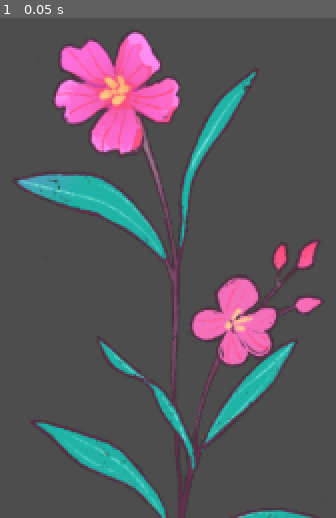
Above: before the commit, frame 1.
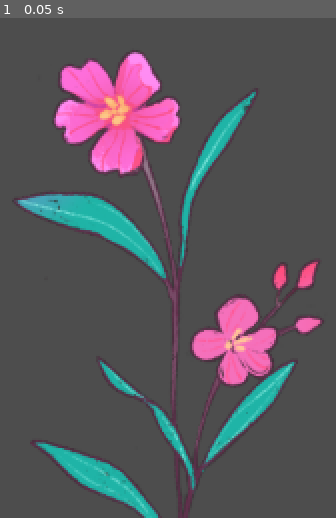
Above: after the commit, the same moment.

Repository: Dh-ux/GRL-Project
Game: Godot game, scene res://bush.tscn
Two runs of this game, one before a commit and one after it. Both use one fixed random seed, a clock stepped at 60 frames per second and the inputs below. This scene is started directly instead of the project's main scene.
Inputs:
- Up to frame 1 (0.05 s): no input

The runs differ from the first frame. In frame 1, 24% of the frame differs, in the area x 4-97%, y 2-100%.
Error in both runs: Attempt to call function 'register' in base 'null instance' on a null instance. (res://resource/Script/bush.gd:21)

Commit message:
bush fix

Diff:
--- a/Ecosystem.tscn
+++ b/Ecosystem.tscn
@@ -417,7 +417,6 @@
 text = "Continue"
 
 [node name="buttonsound" type="AudioStreamPlayer2D" parent="."]
-scale = Vector2(1, 1)
 stream = ExtResource("26_xxx35")
 script = ExtResource("27_rpstb")
 
--- a/bush.tscn
+++ b/bush.tscn
@@ -8,6 +8,6 @@
 script = ExtResource("1_08s1n")
 
 [node name="Sprite2D" type="Sprite2D" parent="."]
-position = Vector2(-121, -49)
+position = Vector2(-121, -33)
 scale = Vector2(0.742621, 0.817991)
 texture = ExtResource("2_hlei0")
--- a/resource/Script/bugs.gd
+++ b/resource/Script/bugs.gd
@@ -17,7 +17,7 @@
 	add_to_group("animals")
 	update_eco()
 	var temp = remap(growth,0.5,3,0.2,1)
-	scale = Vector2.ZERO
+#	scale = Vector2.ZERO
 	#scale = Vector2(temp,temp)*scale_modifier
 	var tween = get_tree().create_tween().set_trans(Tween.TRANS_BACK).set_ease(1)
 	tween.tween_property(self, "scale", Vector2(temp,temp)*scale_modifier, 0.1)
@@ -56,7 +56,7 @@
 			print('eating plant ')
 			target_plant.growth -= 2
 			var temp = remap(target_plant.growth,0.1,3,0,1)
-			target_plant.scale = Vector2(temp,temp)*scale_modifier
+#			target_plant.scale = Vector2(temp,temp)*scale_modifier
 			growth += 1 + temp_growth * humid_growth
 		else:
 			growth -= 0.5
--- a/resource/Script/flower.gd
+++ b/resource/Script/flower.gd
@@ -101,7 +101,7 @@
 #		# Set the plant's position
 		flower_instance.position = Vector2(random_x, random_y)
 		flower_instance.growth = new_growth
-		flower_instance.scale_modifier = randf_range(0.7,1)
+#		flower_instance.scale_modifier = randf_range(0.7,1)
 		get_parent().add_child(flower_instance)
 	else:
 		print("flower_instance is null")
